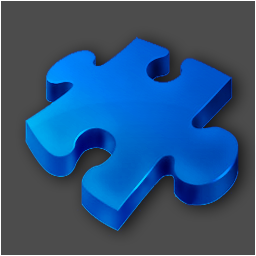
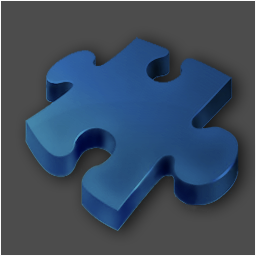
Layers edited between the first and the second w=256, h=256 image:
added layer "Layer 2 copy" above "Layer 2" over [0, 0, 256, 256]
hid "Layer 2", painted on it over [0, 0, 256, 256]
